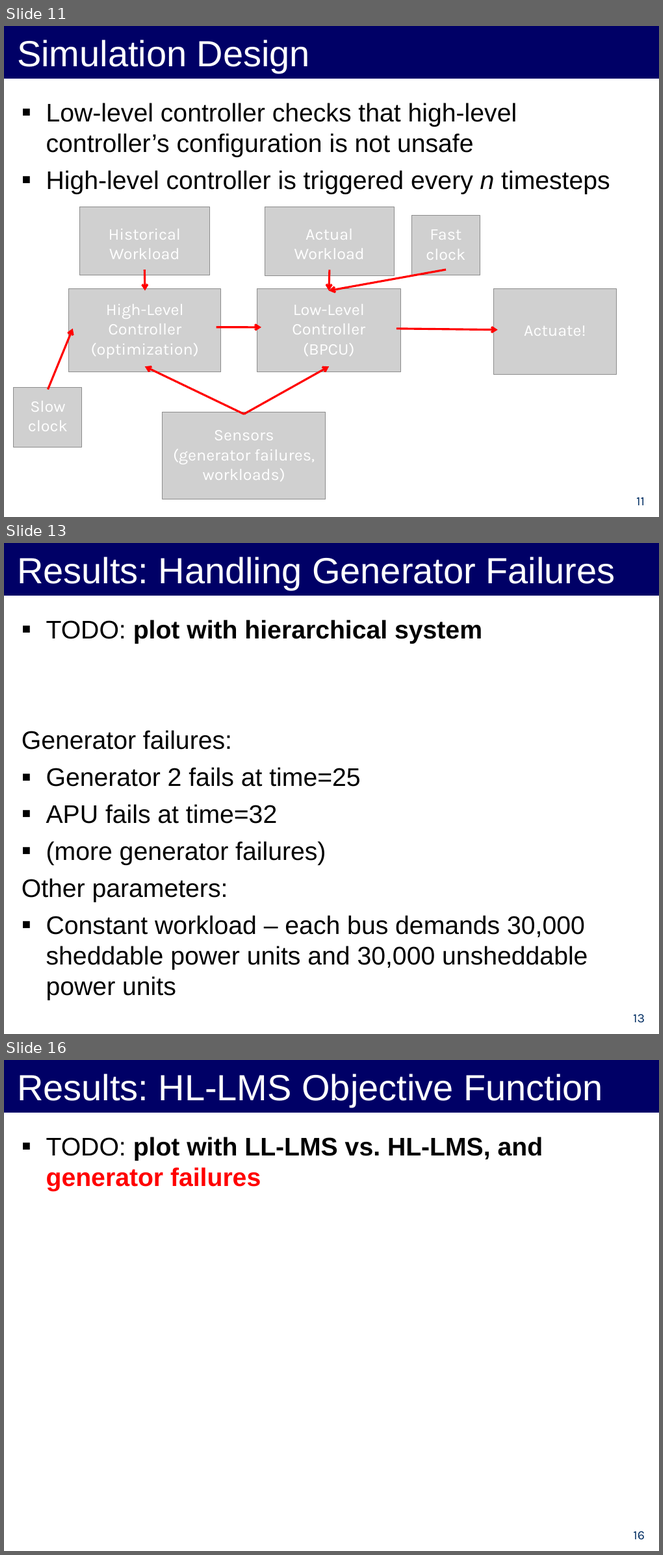
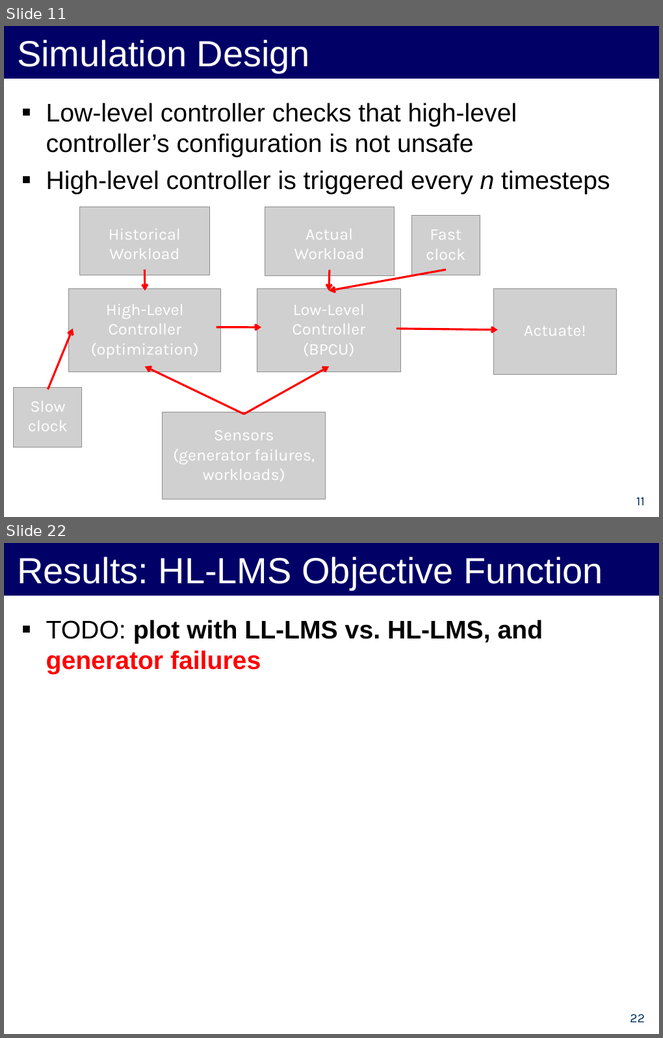
Before and after one commit to forresti/optimal_load_management, a slide deck: project/12-3-12_Presentation.ppt. Shown one above the other, each under a label of ours: slides 11, 13 and 16 before the commit, slides 11 and 22 after it; the slides between them are not shown. The pictures are 663x1555 and 663x1038 pixels, drawn with LibreOffice and Linux fonts; fonts in the diff are those of the drawing; grey boxes stand for pictures. Boxes give left, top, right and bottom in pixels: in the first picture for what was removed or moved away, otherwise in the second. Text is boxed around its words. In the diff, an @@ line names an element or a change of style, - is before the commit and + after.

```diff
--- a/project/12-3-12_Presentation.ppt
+++ b/project/12-3-12_Presentation.ppt
@@ slide 13 removed at <box>4,543,659,1034</box>, background #FFFFFF @@
@@ title removed at <box>4,543,659,596</box> @@
-Results: Handling Generator Failures
@@ text removed at <box>22,620,588,1001</box> @@
-▪ TODO: plot with hierarchical system
-Generator failures:
-▪ Generator 2 fails at time=25
-▪ APU fails at time=32
-▪ (more generator failures)
-Other parameters:
-▪ Constant workload – each bus demands 30,000 sheddable power units and 30,000 unsheddable power units
@@ page number removed at <box>633,1014,645,1023</box> @@
-13
@@ what was slide 16 is now slide 22 @@
@@ page number at <box>630,1014,645,1023</box>: text changed @@
-16
+22
```
Also in this commit, not shown: 3 slides changed, 9 slides added, 2 other slides removed.
